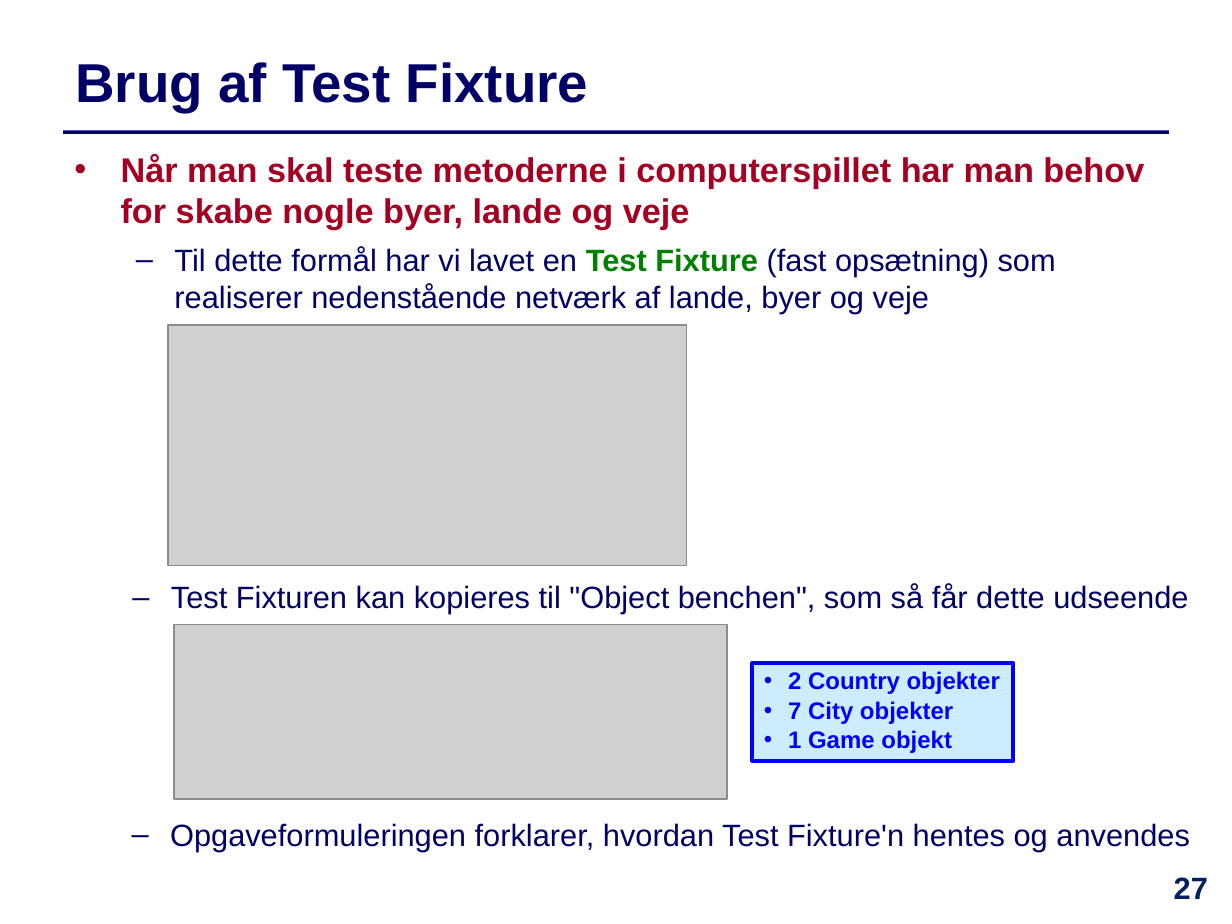
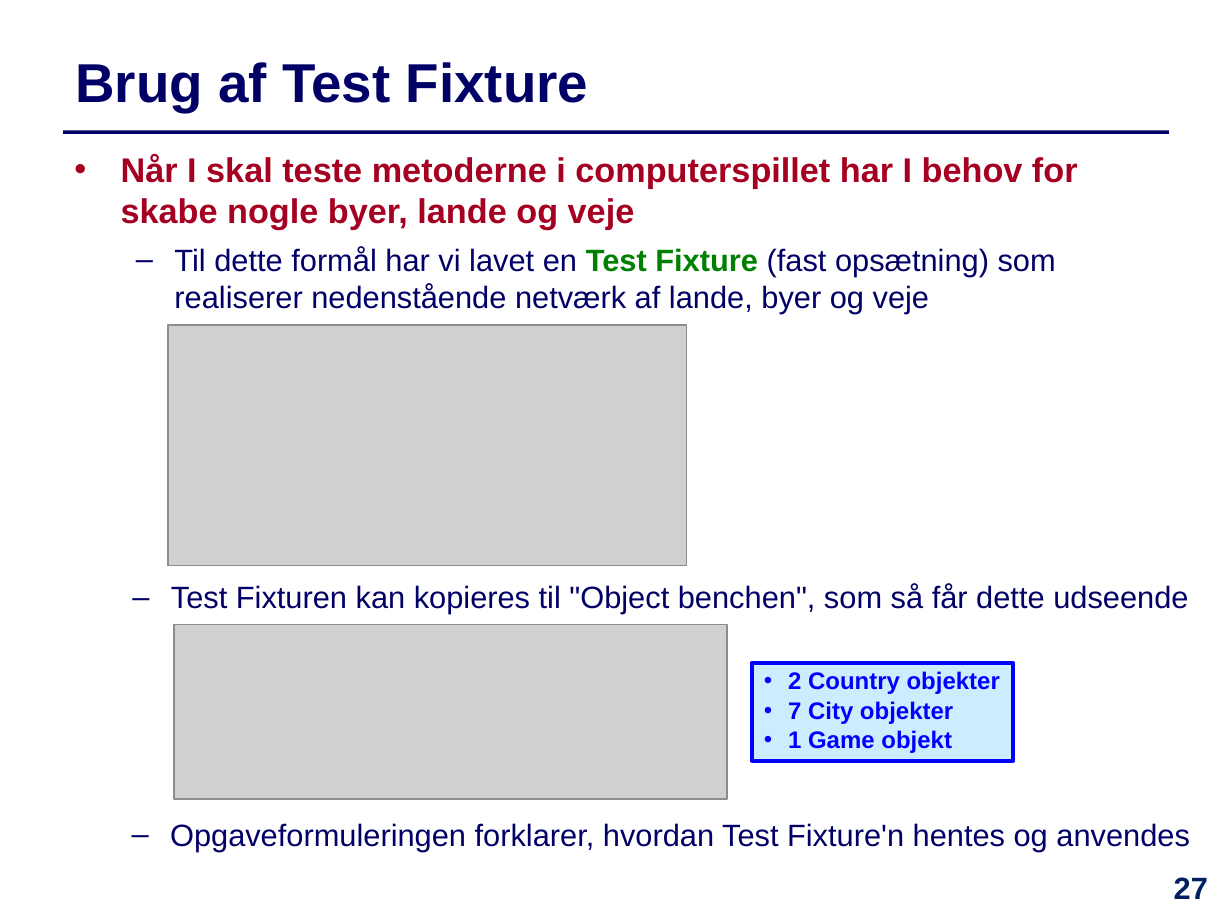
Before and after one commit to IntProgAU/Materiale, a slide deck: slide 27 of web/e23/uge_12/Slides-Uge12.pptx. Drawn at 1232x924 pixels with LibreOffice and Linux fonts; fonts in the diff are those of the drawing; grey boxes stand for pictures. Boxes give left, top, right and bottom in pixels: in the first picture for what was removed or moved away, otherwise in the second. Text is boxed around its words. In the diff, an @@ line names an element or a change of style, - is before the commit and + after.

```diff
--- a/web/e23/uge_12/Slides-Uge12.pptx
+++ b/web/e23/uge_12/Slides-Uge12.pptx
@@ text at [121, 154, 1078, 229]: text changed @@
-• Når man skal teste metoderne i computerspillet har man behov for skabe nogle byer, lande og veje
+• Når I skal teste metoderne i computerspillet har I behov for skabe nogle byer, lande og veje
```
Also in this commit, not shown: 11 other slides changed, 1 other file.
